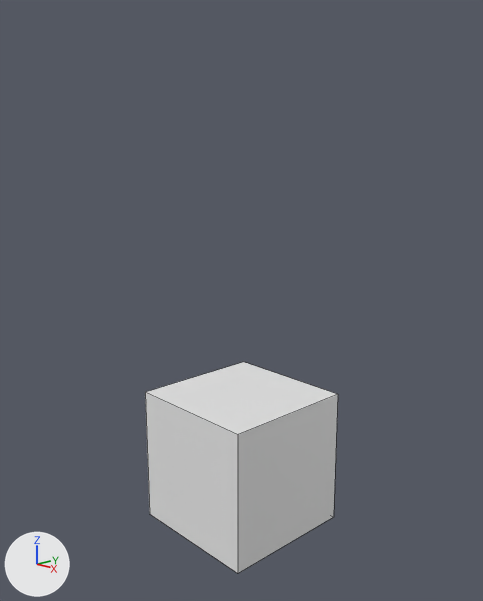
Two versions of the Blender file Blender/Head/Head.blend, one commit apart.
Camera for both pictures: a 50 mm camera at (6.73, -6.33, 4.64) aimed at (0.02, -0.01, 2.4). The axes (+X, +Y, +Z) are drawn at lower left. The lights are the same throughout. The older version comes first. Mesh edges are drawn as thin lines.
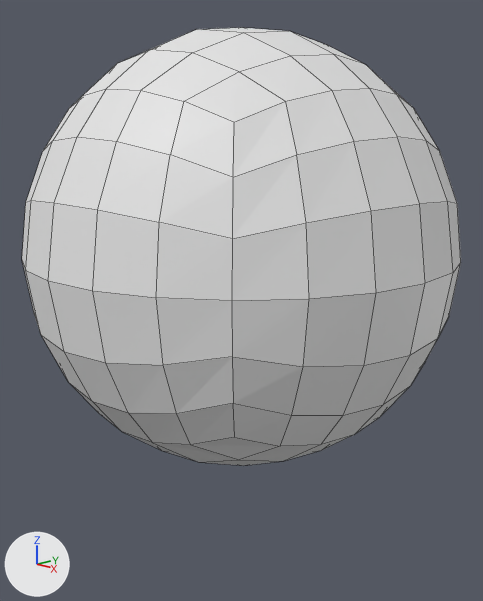
Diff of the bpy script that builds the scene:
```diff
--- a/Blender/Head/Head.blend.py
+++ b/Blender/Head/Head.blend.py
@@ me_cube @@
 # used by ob_cube; location = (0.0, 0.0, 0.0)
-me_cube.from_pydata(...)  # 8 vertices, 6 faces; spans x -1.0..1.0, y -1.0..1.0, z -1.0..1.0
+me_cube.from_pydata(...)  # 121 vertices, 108 faces; spans x -1.73..1.73, y 0.0..1.73, z -1.73..1.73
+# me_cube part 1
+# 4 vertices are removed from x -1.0..1.0, y -1.0, z -1.0..1.0
+# 6 faces are deleted
+# 117 vertices are added at x -1.73..1.73, y 0.0..1.73, z -1.73..1.73
+# 108 new faces join them
 me_cube.materials.append(mat_material)
@@ ob_cube @@
 ob_cube = bpy.data.objects.new('Cube', me_cube)
-ob_cube.location = (0.0, 0.0, 0.0)
+ob_cube.location = (0.0, 0.0, 3.1)
+ob_cube.scale = (1.68, 1.68, 1.68)
+_m = ob_cube.modifiers.new('Mirror', 'MIRROR')
+_m.use_axis = (False, True, False)
```

Where the change shows, as pixel boxes [x1, y1, x2, y2] in the pictures (483 x 601 px):
'Cube', reshaped, moved, rescaled, modifiers changed (127% wider, 107% taller)
    before: [145, 362, 338, 573]
    after: [22, 28, 461, 466]
